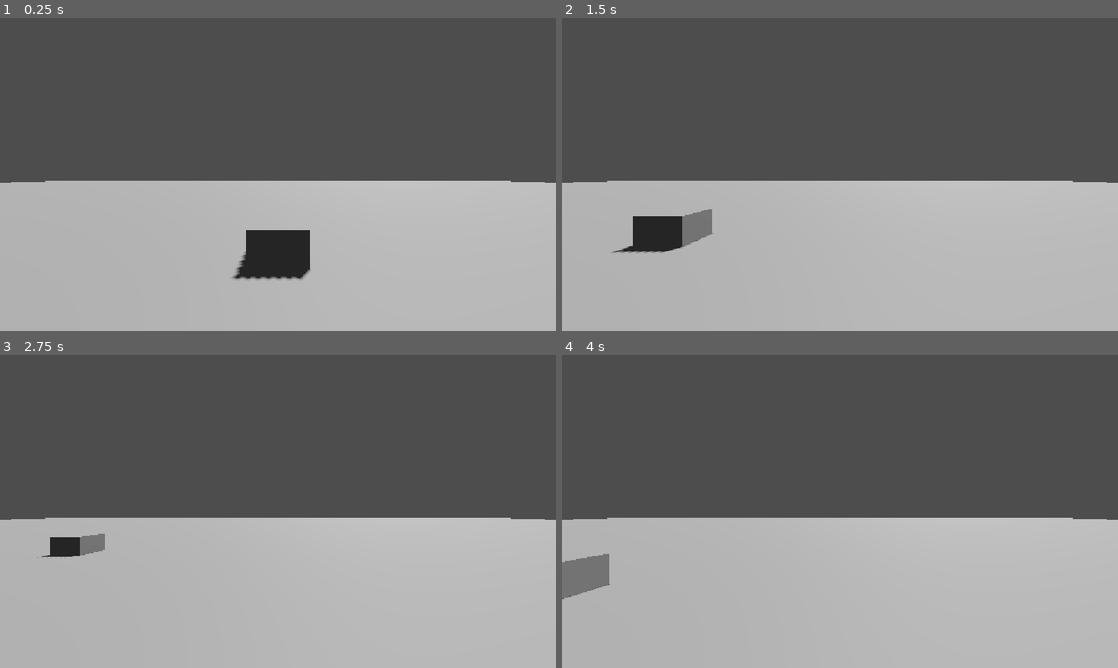
Above: before the commit, frames 1-4 (two rows, left to right).
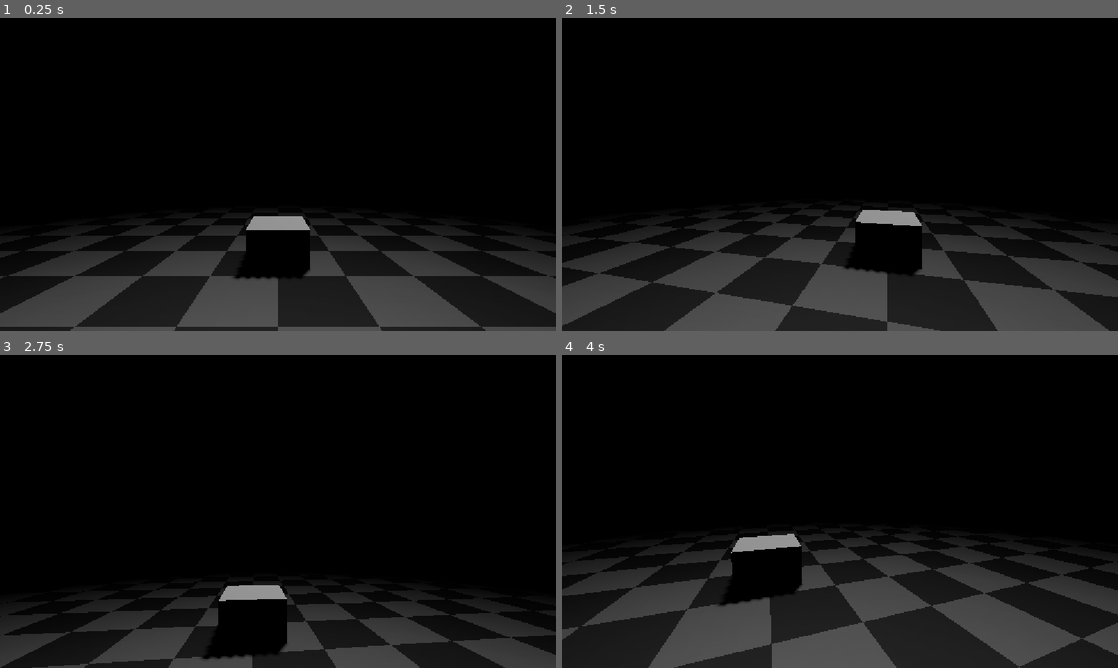
Above: after the commit, the same moments.

Repository: Yaszu-Mage/Voidbound
Game: Godot game, scene res://scenes/baseWorld.tscn
Same seed, same stepped clock (60 frames per second), same inputs: the game is played once before the commit and once after it. The project has no main scene, so this scene is started directly.
Inputs (mouse positions are in pixels of both pictures, inside the frame that each line leads up to):
- Up to frame 1 (0.25 s): no input
- Up to frame 2 (1.5 s): tap Enter (ui_accept) at 0.5, 0.77 s; move the mouse to (962, 158) at 0.52 s; hold Right (ui_right) 0.53-1.28 s; tap Alt at 0.6 s; click (962, 158) at 0.67 s; move the mouse to (728, 190) at 1.27 s; hold Down (ui_down) from 1.28 s (still down); tap Shift at 1.35 s; click (728, 190) at 1.42 s
- Up to frame 3 (2.75 s): tap Enter (ui_accept) at 1.52 s; move the mouse to (333, 442) at 2.02 s; release Down (ui_down) at 2.03 s; hold Right (ui_right) from 2.03 s (still down); tap Alt at 2.1 s; click (333, 442) at 2.17 s
- Up to frame 4 (4 s): move the mouse to (812, 574) at 2.77 s; release Right (ui_right) at 2.78 s; hold Up (ui_up) 2.78-3.53 s; tap Shift at 2.85 s; click (812, 574) at 2.92 s; tap Enter (ui_accept) at 3.02, 3.77 s; move the mouse to (1006, 558) at 3.52 s; hold Left (ui_left) from 3.53 s (still down); tap Alt at 3.6 s; click (1006, 558) at 3.67 s

The runs differ from the first frame. In frame 1, 100% of the frame differs, in the area x 0-100%, y 0-100%; in frame 2, 99%; in frame 3, 100%; in frame 4, 100%.

Commit message:
Updated Checker Shader + Changed player controller a bit so looking actually works

Diff:
--- a/client/godotandwater/project.godot
+++ b/client/godotandwater/project.godot
@@ -23,6 +23,34 @@
 
 enabled=PackedStringArray("res://addons/godot_super-wakatime/plugin.cfg")
 
+[input]
+
+escape={
+"deadzone": 0.2,
+"events": [Object(InputEventKey,"resource_local_to_scene":false,"resource_name":"","device":-1,"window_id":0,"alt_pressed":false,"shift_pressed":false,"ctrl_pressed":false,"meta_pressed":false,"pressed":false,"keycode":0,"physical_keycode":4194305,"key_label":0,"unicode":0,"location":0,"echo":false,"script":null)
+]
+}
+forward={
+"deadzone": 0.2,
+"events": [Object(InputEventKey,"resource_local_to_scene":false,"resource_name":"","device":-1,"window_id":0,"alt_pressed":false,"shift_pressed":false,"ctrl_pressed":false,"meta_pressed":false,"pressed":false,"keycode":0,"physical_keycode":87,"key_label":0,"unicode":119,"location":0,"echo":false,"script":null)
+]
+}
+left={
+"deadzone": 0.2,
+"events": [Object(InputEventKey,"resource_local_to_scene":false,"resource_name":"","device":-1,"window_id":0,"alt_pressed":false,"shift_pressed":false,"ctrl_pressed":false,"meta_pressed":false,"pressed":false,"keycode":0,"physical_keycode":65,"key_label":0,"unicode":97,"location":0,"echo":false,"script":null)
+]
+}
+right={
+"deadzone": 0.2,
+"events": [Object(InputEventKey,"resource_local_to_scene":false,"resource_name":"","device":-1,"window_id":0,"alt_pressed":false,"shift_pressed":false,"ctrl_pressed":false,"meta_pressed":false,"pressed":false,"keycode":0,"physical_keycode":68,"key_label":0,"unicode":100,"location":0,"echo":false,"script":null)
+]
+}
+back={
+"deadzone": 0.2,
+"events": [Object(InputEventKey,"resource_local_to_scene":false,"resource_name":"","device":-1,"window_id":0,"alt_pressed":false,"shift_pressed":false,"ctrl_pressed":false,"meta_pressed":false,"pressed":false,"keycode":0,"physical_keycode":83,"key_label":0,"unicode":115,"location":0,"echo":false,"script":null)
+]
+}
+
 [physics]
 
 3d/physics_engine="Jolt Physics"
--- a/client/godotandwater/scenes/baseWorld.tscn
+++ b/client/godotandwater/scenes/baseWorld.tscn
@@ -11,6 +11,7 @@
 sky_material = SubResource("ProceduralSkyMaterial_kcip3")
 
 [sub_resource type="Environment" id="Environment_wwxcb"]
+background_mode = 1
 sky = SubResource("Sky_jrret")
 
 [sub_resource type="BoxMesh" id="BoxMesh_mwhv0"]
--- a/client/godotandwater/scenes/player.tscn
+++ b/client/godotandwater/scenes/player.tscn
@@ -5,29 +5,52 @@
 
 [sub_resource type="BoxShape3D" id="BoxShape3D_mwhv0"]
 
+[sub_resource type="Gradient" id="Gradient_g2els"]
+offsets = PackedFloat32Array(0, 0.30769232, 0.6923077)
+colors = PackedColorArray(1, 1, 1, 1, 1, 1, 1, 1, 0, 0, 0, 1)
+metadata/_snap_enabled = true
+metadata/_snap_count = 13
+
+[sub_resource type="GradientTexture2D" id="GradientTexture2D_g2els"]
+gradient = SubResource("Gradient_g2els")
+width = 128
+height = 128
+fill = 1
+fill_from = Vector2(0.50395256, 0.527668)
+fill_to = Vector2(0, 0)
+
+[sub_resource type="Gradient" id="Gradient_qhqgy"]
+offsets = PackedFloat32Array(0.0028901696, 0.7196532)
+colors = PackedColorArray(0.44755095, 0.44755095, 0.44755095, 1, 0, 0, 0, 1)
+
+[sub_resource type="GradientTexture2D" id="GradientTexture2D_dqkch"]
+gradient = SubResource("Gradient_qhqgy")
+width = 128
+height = 128
+fill = 1
+fill_from = Vector2(0.5, 0.5)
+
 [sub_resource type="ShaderMaterial" id="ShaderMaterial_3vyb7"]
 render_priority = 0
 shader = ExtResource("1_3vyb7")
-shader_parameter/gridColor = Color(0.19506672, 0.19506672, 0.19506669, 1)
-shader_parameter/checkerColor = Color(1, 1, 1, 1)
-shader_parameter/fadeStart = 0.0
-shader_parameter/fadeEnd = 10.0
-shader_parameter/unitSize = 1.0
-shader_parameter/subdivisions = 5
-shader_parameter/majorLineThickness = 2.0
-shader_parameter/minorLineThickness = 1.0
-shader_parameter/minorLineAlpha = 0.3
-shader_parameter/centerOffset = Vector3(0, 0, 0)
+shader_parameter/grid_size = Vector2(20, 20)
+shader_parameter/color_1 = Color(0.9, 0.9, 0.9, 1)
+shader_parameter/color_2 = Color(0, 0, 0, 1)
+shader_parameter/base_color = Color(0.2, 0.2, 0.2, 1)
+shader_parameter/gradient = SubResource("GradientTexture2D_g2els")
+shader_parameter/opacity_mask = SubResource("GradientTexture2D_dqkch")
 
 [sub_resource type="PlaneMesh" id="PlaneMesh_g2els"]
 material = SubResource("ShaderMaterial_3vyb7")
-size = Vector2(100, 100)
+size = Vector2(20, 20)
 
 [node name="player" type="CharacterBody3D" unique_id=1705789200]
 script = ExtResource("1_g2els")
 
-[node name="Camera3D" type="Camera3D" parent="." unique_id=774628492]
+[node name="cambod" type="Node3D" parent="." unique_id=1815718294]
 transform = Transform3D(1, 0, 0, 0, 1, 0, 0, 0, 1, 0, 1.5, 0)
+
+[node name="Camera3D" type="Camera3D" parent="cambod" unique_id=774628492]
 current = true
 
 [node name="CollisionShape3D" type="CollisionShape3D" parent="." unique_id=674868434]
--- a/client/godotandwater/scripts/player.gd
+++ b/client/godotandwater/scripts/player.gd
@@ -3,21 +3,25 @@
 @onready var checker : MeshInstance3D = $checker
 const SPEED = 5.0
 const JUMP_VELOCITY = 4.5
-
+@onready var camera = $cambod/Camera3D
 
 func _physics_process(delta: float) -> void:
 	# Add the gravity.
 	if not is_on_floor():
 		velocity += get_gravity() * delta
-
+	if (Input.is_action_just_pressed("escape")):
+		if (Input.mouse_mode == Input.MOUSE_MODE_CAPTURED):
+			Input.mouse_mode = Input.MOUSE_MODE_VISIBLE
+		else:
+			Input.mouse_mode = Input.MOUSE_MODE_CAPTURED
 	# Handle jump.
 	if Input.is_action_just_pressed("ui_accept") and is_on_floor():
 		velocity.y = JUMP_VELOCITY
 
 	# Get the input direction and handle the movement/deceleration.
 	# As good practice, you should replace UI actions with custom gameplay actions.
-	var input_dir := Input.get_vector("ui_left", "ui_right", "ui_up", "ui_down")
-	var direction := (transform.basis * Vector3(input_dir.x, 0, input_dir.y)).normalized()
+	var input_dir := Input.get_vector("left", "right", "forward", "back")
+	var direction = ($cambod.transform.basis * Vector3(input_dir.x, 0, input_dir.y)).normalized()
 	if direction:
 		velocity.x = direction.x * SPEED
 		velocity.z = direction.z * SPEED
@@ -26,4 +30,13 @@
 		velocity.z = move_toward(velocity.z, 0, SPEED)
 
 	move_and_slide()
-	checker.get_active_material(0).set_shader_parameter("centerOffset", self.global_position)
+
+const sense = 0.001
+const lowestRot = 70
+const highestRot = 70
+
+func _unhandled_input(event: InputEvent) -> void:
+	if event is InputEventMouseMotion:
+		$cambod.rotate_y(-event.relative.x * sense)
+		camera.rotate_x(-event.relative.y * sense)
+		camera.rotation.x = clampf(camera.rotation.x, -deg_to_rad(lowestRot), deg_to_rad(highestRot))
--- a/client/godotandwater/shaders/checker.gdshader
+++ b/client/godotandwater/shaders/checker.gdshader
@@ -1,24 +1,20 @@
 shader_type spatial;
 
 
-uniform vec2 grid_size = vec2(12.0, 12.0);
+uniform vec2 grid_size = vec2(100, 100);
 uniform vec3 color_1 : source_color = vec3(0.9, 0.9, 0.9);
 uniform vec3 color_2 : source_color = vec3(0.2, 0.2, 0.2);
 uniform vec4 base_color : source_color = vec4(0.2, 0.2, 0.2, 1.0);
-uniform vec4 edge_color : source_color = vec4(1.0, 0.5, 0.0, 1.0);
-uniform float border_width : hint_range(0.001, 0.5) = 0.05;
+uniform sampler2D gradient;
+uniform sampler2D opacity_mask;
 
 void fragment() {
-	// Scale the UVs and snap them to whole grid numbers
-	vec2 dist = min(UV, 1.0 - UV);
-	float minDist = min(dist.x,distfloat
-
-	float is_edge = 1.0 - step(border_width, min_dist)
-	vec2 grid_pos = floor(UV * grid_size + CAMERA_POSITION_WORLD.xy);
-
+	vec2 grid_pos = floor(UV * grid_size + (CAMERA_POSITION_WORLD.xz));
+	vec4 color = texture(gradient, UV);
 	// Sum the X and Y grid positions and check if the result is odd (1.0) or even (0.0)
 	float checker = mod(grid_pos.x + grid_pos.y, 2.0);
-
+    float mask = texture(opacity_mask, UV).r;
 	// Blend between the two colors and apply to ALBEDO
-	ALBEDO = mix(color_1, color_2, checker);
+	ALBEDO = mix(mix(color_1, color_2, checker),color.rgb,mask);
+	ALPHA = mask;
 }
